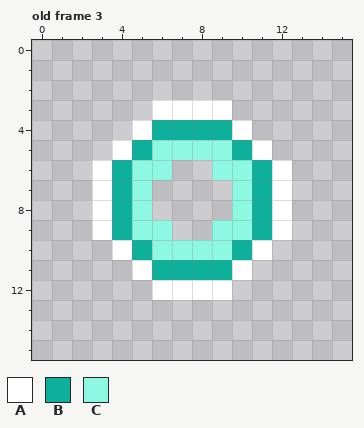
Pixel-art file -- sprites/icons.aseprite. Above is the file before it was changed.
16x16 pixels, 3 frames. Shown: old frame 3.
Palette (. is transparent): A #ffffff  B #0eaf9b  C #8ff8e2
Pixels before, old frame 3, first column x 3:
 3 ...AAAA...
 4 ..ABBBBA..
 5 .ABCCCCBA.
 6 ABCC..CCBA
 7 ABC....CBA
 8 ABC....CBA
 9 ABCC..CCBA
10 .ABCCCCBA.
11 ..ABBBBA..
12 ...AAAA...
Now the later version:
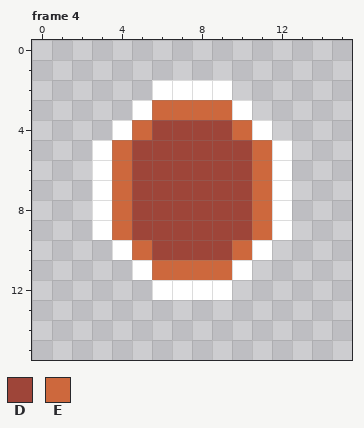
Colours new in this view: D #9e4539  E #cd683d
A new or re-ordered frame is compared with the old frame closest to it.
The edit:
frames 3 -> 4
Changed rows in their new state; - is an unchanged pixel.
Frame 4 is new; against old frame 3:
first column x 3:
 2 ---AAAA---
 3 --AEEEEA--
 4 -AEDDDDEA-
 5 AEDDDDDDEA
 6 -EDDDDDDE-
 7 -EDDDDDDE-
 8 -EDDDDDDE-
 9 -EDDDDDDE-
10 --EDDDDE--
11 ---EEEE---
Boxes around the changes in both pictures, in picture pixels (x1, y1, x2, y2):
changed: (92, 80, 292, 280)
